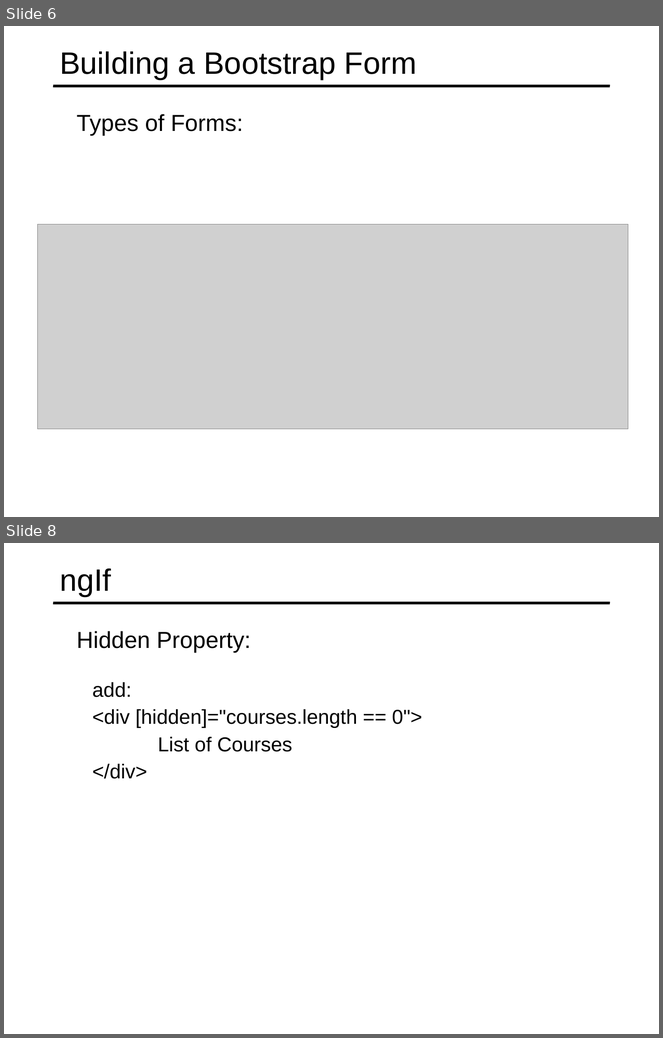
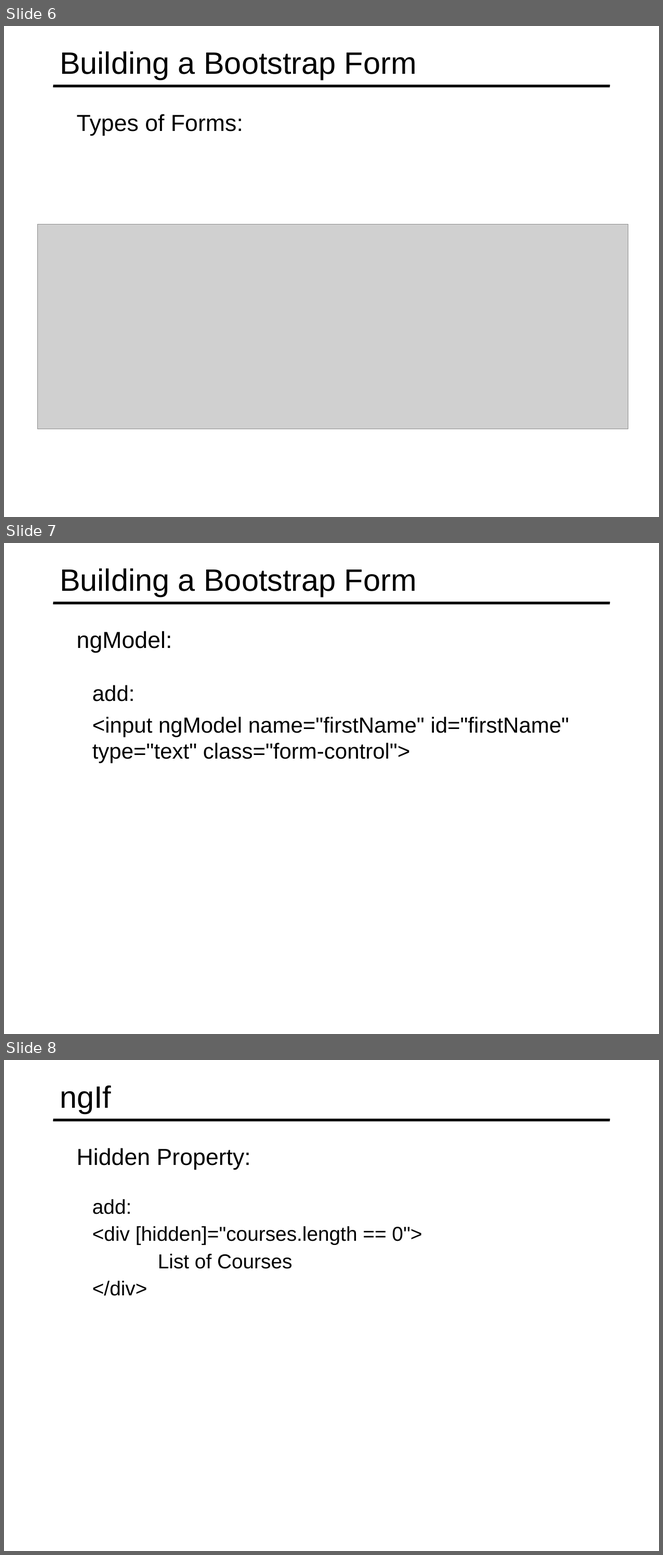
Before and after one commit to specter01wj/Jago_Link_Training, a slide deck: Angular/Angular7/Angular Advanced Course/Essentials/5.Template-driven Forms/L5_Template-driven Forms.ppt. Shown one above the other, each under a label of ours: slides 6 and 8 before the commit, slides 6, 7 and 8 after it; the slides between them are not shown. The pictures are 663x1038 and 663x1555 pixels, drawn with LibreOffice and Linux fonts; fonts in the diff are those of the drawing; grey boxes stand for pictures. Boxes give left, top, right and bottom in pixels: in the first picture for what was removed or moved away, otherwise in the second. Text is boxed around its words. In the diff, an @@ line names an element or a change of style, - is before the commit and + after.

```diff
--- a/Angular/Angular7/Angular Advanced Course/Essentials/5.Template-driven Forms/L5_Template-driven Forms.ppt
+++ b/Angular/Angular7/Angular Advanced Course/Essentials/5.Template-driven Forms/L5_Template-driven Forms.ppt
@@ slide 7 added at [4, 543, 659, 1034], background #FFFFFF; not listed: 1 template element that a slide beside it also shows @@
@@ title added at [60, 568, 417, 596], 34 pt, text #000000 @@
+Building a Bootstrap Form
@@ text added at [77, 631, 172, 653], 25.5 pt, text #000000 @@
+  ngModel:
@@ text added at [92, 685, 570, 763], 24 pt, text #000000 @@
+  add:
+  <input ngModel name="firstName" id="firstName" type="text" class="form-control">
```
Also in this commit, not shown: 1 slide removed.
